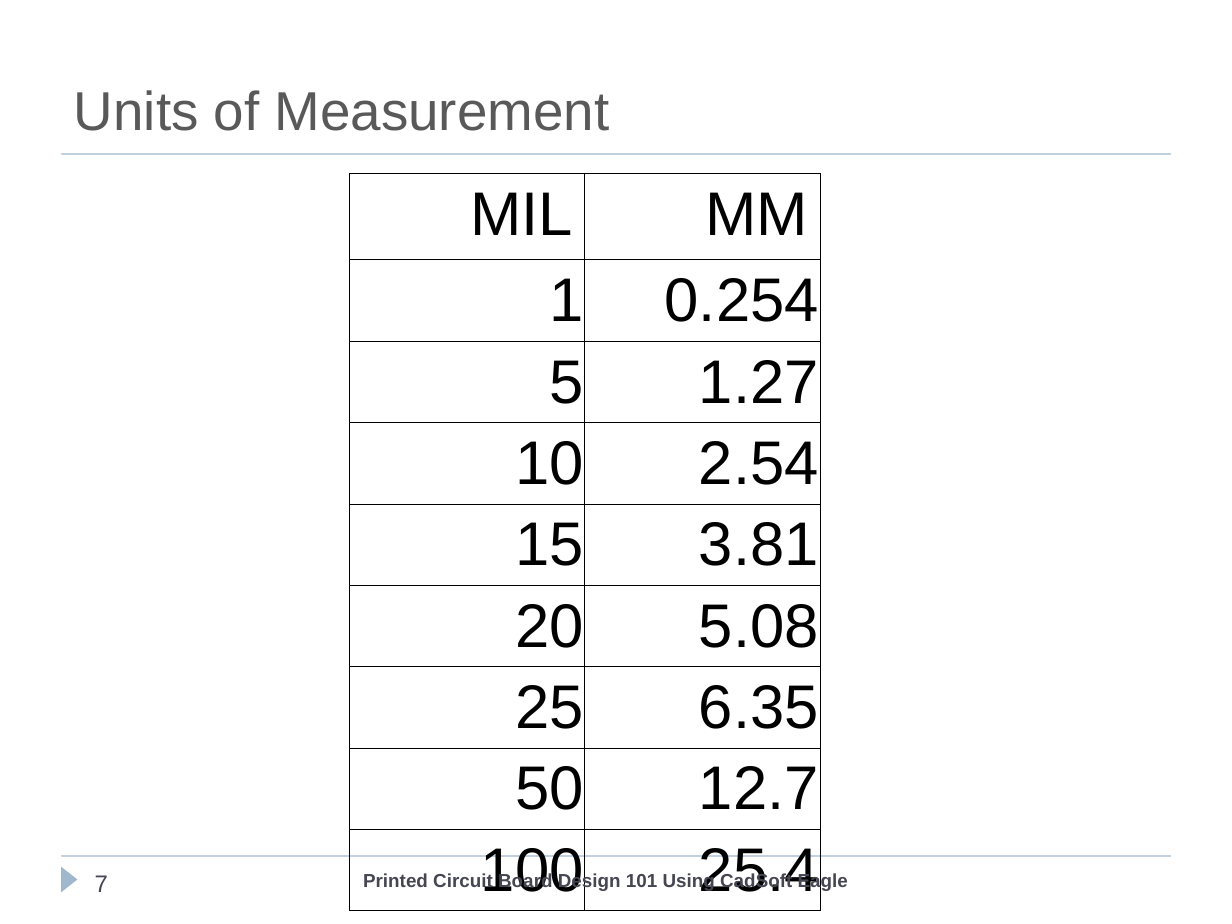
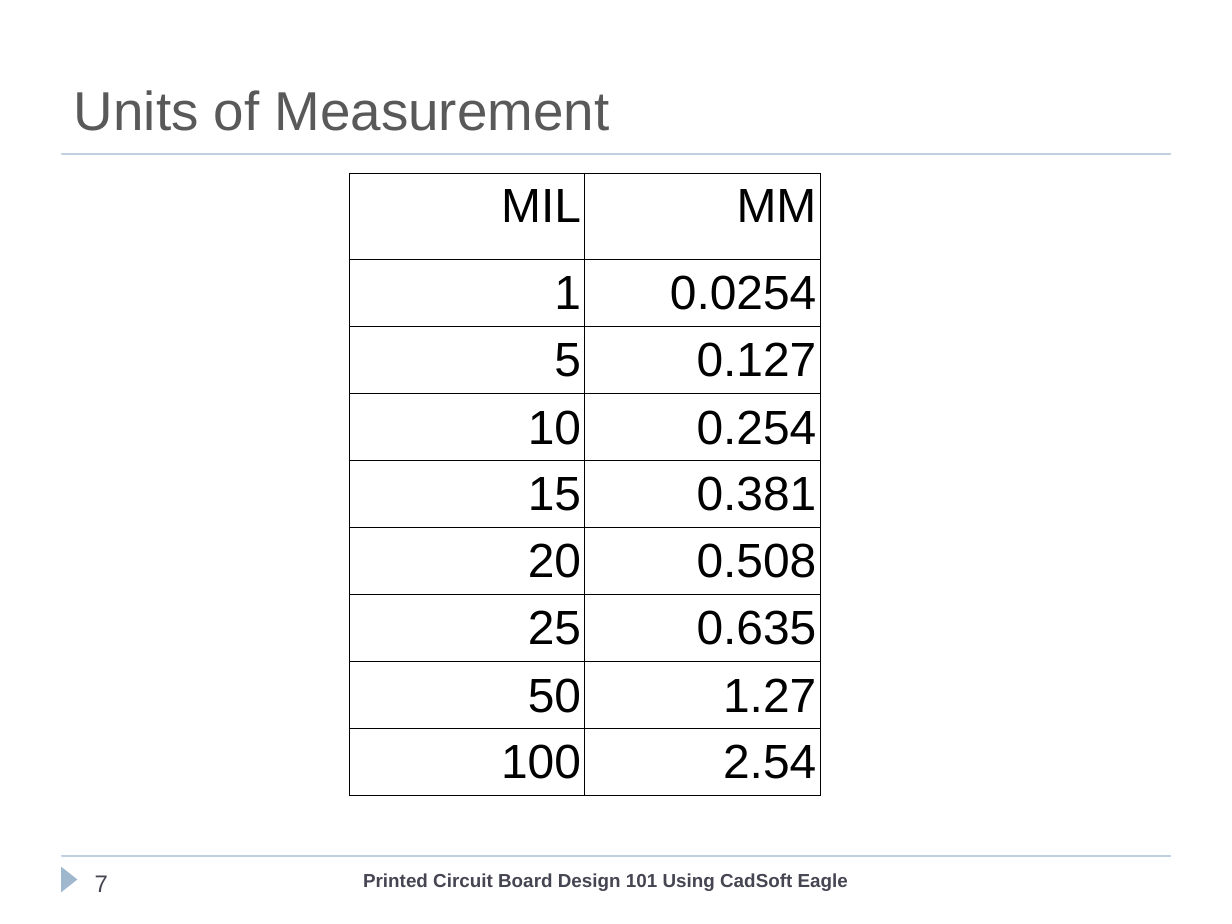
Before and after one commit to cogwheelcircuitworks/IntroToEagleCAD, a slide deck: slide 7 of ClassFiles/PCBDesignEagleCad101.ppt. Drawn at 1232x924 pixels with LibreOffice and Linux fonts; fonts in the diff are those of the drawing; background and template pictures are left out. Boxes give left, top, right and bottom in pixels: in the first picture for what was removed or moved away, otherwise in the second. Text is boxed around its words. In the diff, an @@ line names an element or a change of style, - is before the commit and + after.

```diff
--- a/ClassFiles/PCBDesignEagleCad101.ppt
+++ b/ClassFiles/PCBDesignEagleCad101.ppt
@@ table at bbox=[350, 174, 821, 796] @@
-row 2, column 2: 0.254
+row 2, column 2: 0.0254
-row 3, column 2: 1.27
+row 3, column 2: 0.127
-row 4, column 2: 2.54
+row 4, column 2: 0.254
-row 5, column 2: 3.81
+row 5, column 2: 0.381
-row 6, column 2: 5.08
+row 6, column 2: 0.508
-row 7, column 2: 6.35
+row 7, column 2: 0.635
-row 8, column 2: 12.7
+row 8, column 2: 1.27
-row 9, column 2: 25.4
+row 9, column 2: 2.54
@@ size 36 to 28 pt in "MIL", "MM", "1", "5" and 6 more places @@
```
Also in this commit, not shown: 1 other slide changed, 1 slide added, 1 other file.
